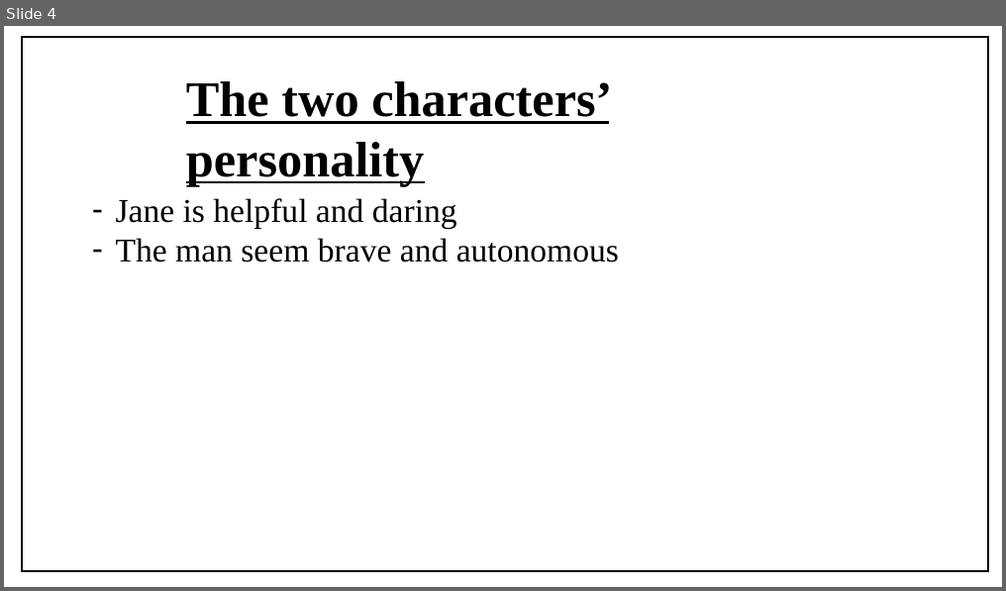
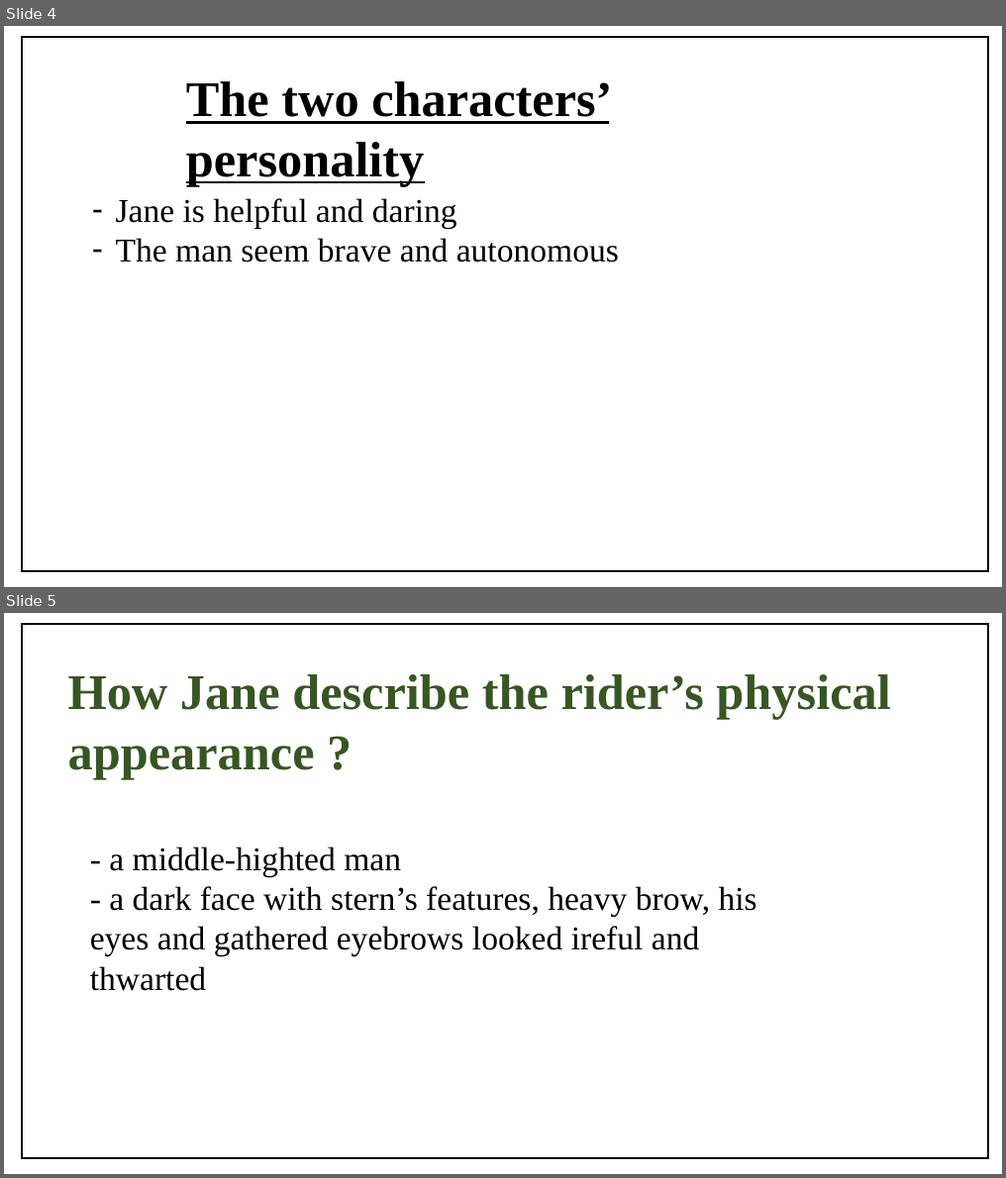
Before and after one commit to KerNioZz/LLCE, a slide deck: Chapter 12 - First meeting with Mr Rochester.pptx. Shown one above the other, each under a label of ours: slide 4 before the commit, slides 4 and 5 after it. The pictures are 1006x591 and 1006x1178 pixels, drawn with LibreOffice and Linux fonts; fonts in the diff are those of the drawing; background and template pictures are left out. Boxes give left, top, right and bottom in pixels: in the first picture for what was removed or moved away, otherwise in the second. Text is boxed around its words. In the diff, an @@ line names an element or a change of style, - is before the commit and + after.

```diff
--- a/Chapter 12 - First meeting with Mr Rochester.pptx
+++ b/Chapter 12 - First meeting with Mr Rochester.pptx
@@ slide 5 added at <box>4,613,1002,1174</box>, background picture (left out) @@
@@ rectangle added at <box>22,624,988,1159</box>, outline #000000 1.5 pt @@
@@ text added at <box>68,674,890,779</box>, 48 pt, text #385723, bold @@
+How Jane describe the rider’s physical appearance ?
@@ text added at <box>90,847,757,991</box>, 32 pt, text #000000 @@
+- a middle-highted man
+- a dark face with stern’s features, heavy brow, his eyes and gathered eyebrows looked ireful and thwarted
```
Also in this commit, not shown: 3 other slides added.
